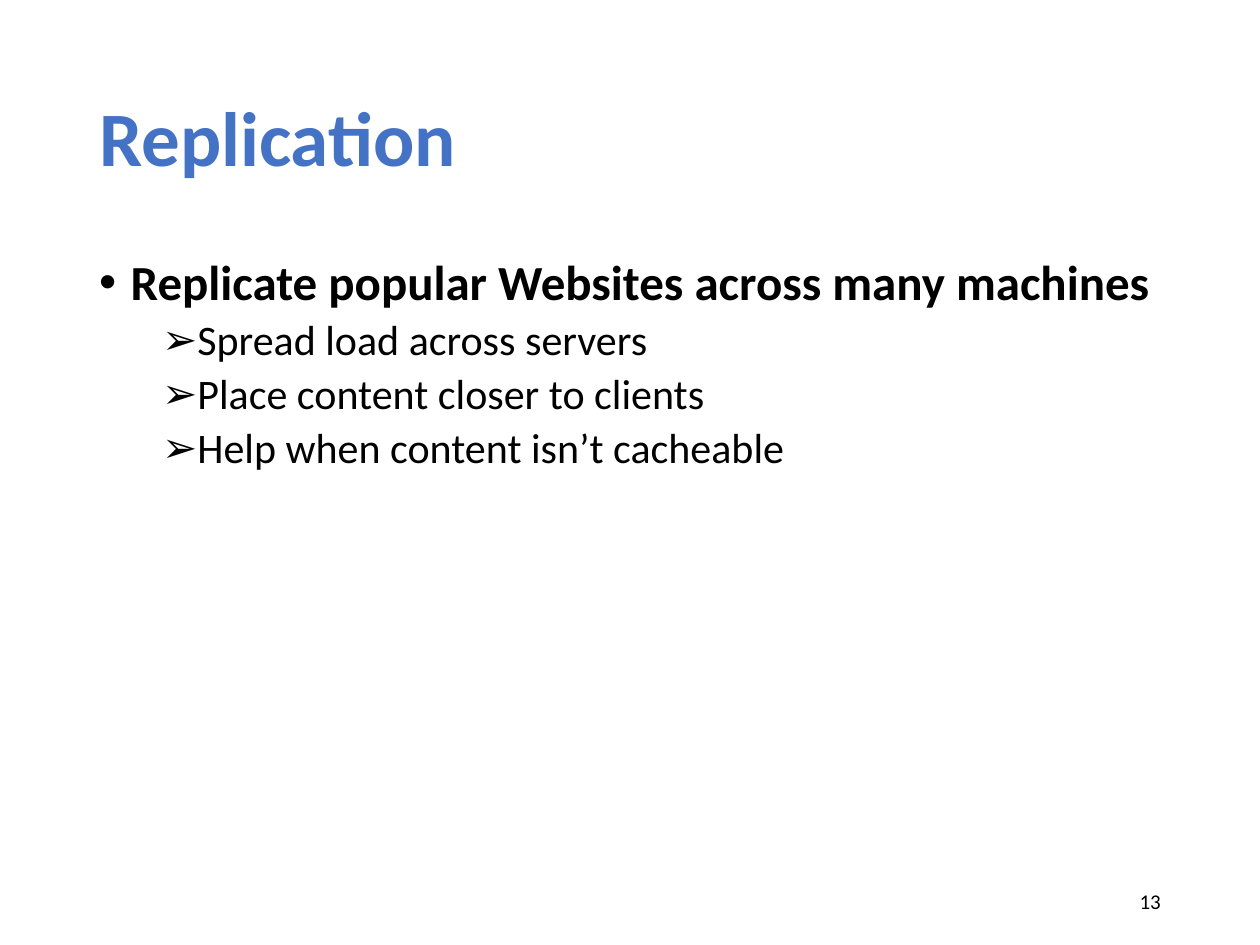
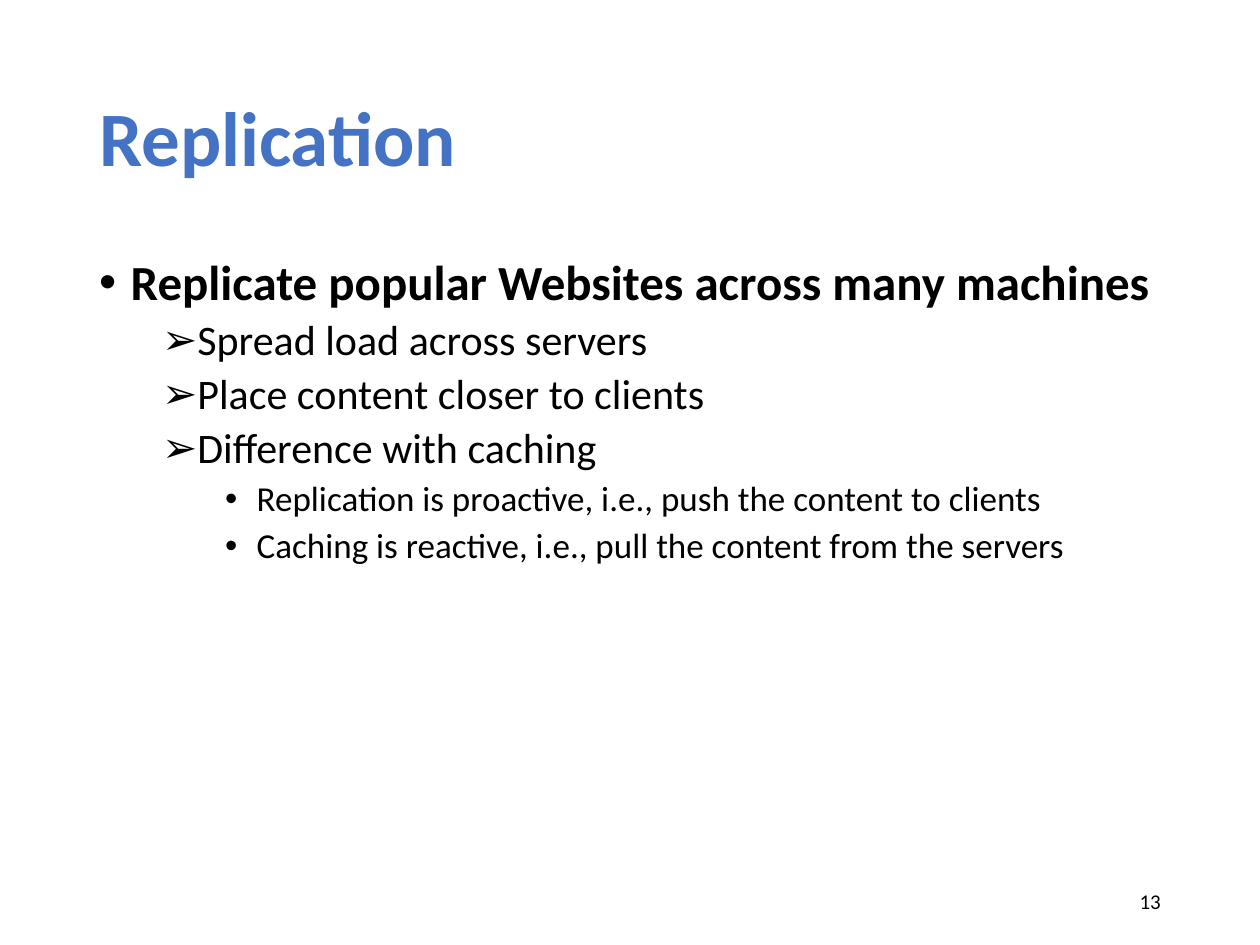
Before and after one commit to xinjin/course-net, a slide deck: slide 13 of slides/lec05_cdn.pptx. Drawn at 1260x945 pixels with LibreOffice and Linux fonts; fonts in the diff are those of the drawing. Boxes give left, top, right and bottom in pixels: in the first picture for what was removed or moved away, otherwise in the second. Text is boxed around its words. In the diff, an @@ line names an element or a change of style, - is before the commit and + after.

```diff
--- a/slides/lec05_cdn.pptx
+++ b/slides/lec05_cdn.pptx
@@ text at <box>197,433,1064,564</box>: text changed; size 24 to 20 pt @@
-  ➢ Help when content isn’t cacheable
+  ➢ Difference with caching
+    • Replication is proactive, i.e., push the content to clients
+    • Caching is reactive, i.e., pull the content from the servers
```
Also in this commit, not shown: 10 other slides changed, 1 slide added, 1 other file.
